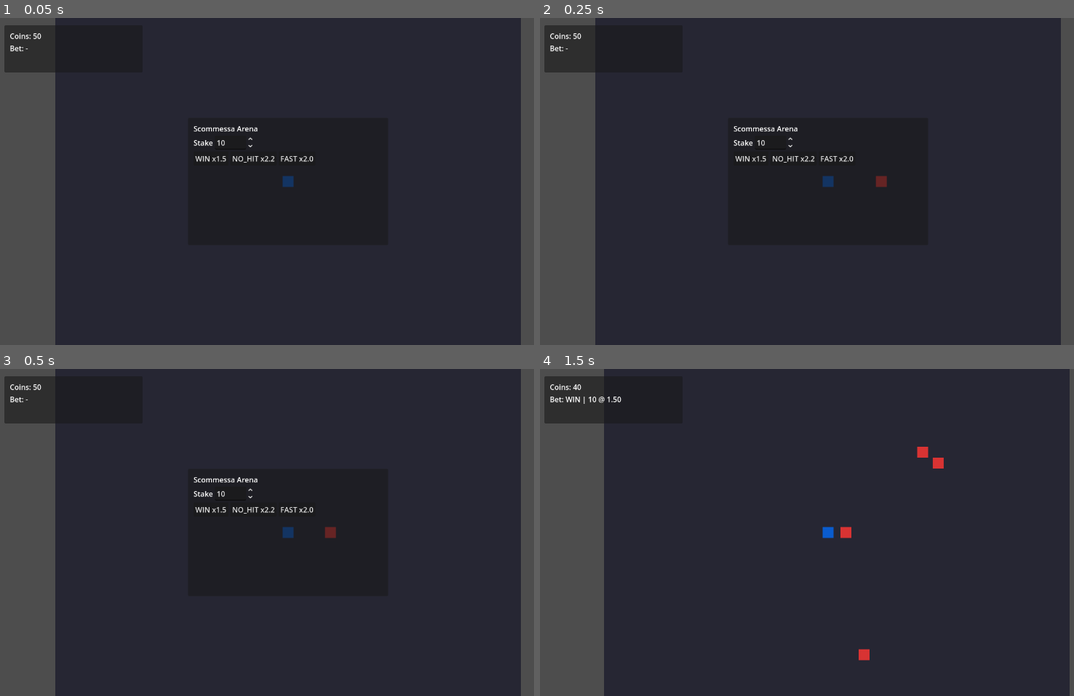
Above: before the commit, frames 1-4 (two rows, left to right).
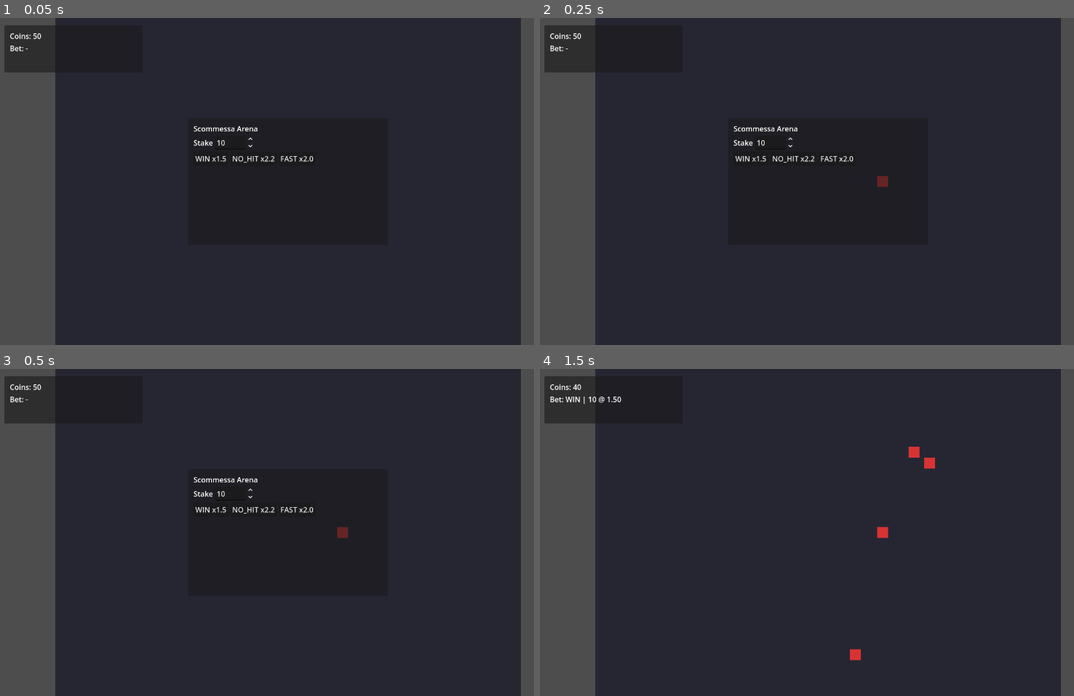
Above: after the commit, the same moments.

Repository: Faratas410/Gallicus-2.0
Game: Godot game, scene res://scenes/Main.tscn
Two runs of this game, one before a commit and one after it. Both use one fixed random seed, a clock stepped at 60 frames per second and the inputs below.
Inputs:
- Up to frame 1 (0.05 s): no input
- Up to frame 2 (0.25 s): no input
- Up to frame 3 (0.5 s): no input
- Up to frame 4 (1.5 s): click "WIN x1.5" at 0.5 s; tap Enter at 1.25 s

The runs differ from the first frame. In frame 1, less than 0.1% of the frame differs, in the area x 52-56%, y 48-52%; in frame 2, less than 0.1%; in frame 3, 0.2%; in frame 4, 3.6%, in the area x 10-100%, y 0-100%.
Error after the commit: Parse Error: Identifier "Constants" not declared in the current scope. (res://scripts/entities/player.gd:108)

Commit message:
Add player input debug logging

Diff:
--- a/scripts/entities/player.gd
+++ b/scripts/entities/player.gd
@@ -14,6 +14,7 @@
 }
 
 @export var max_health: int = GameConstants.PLAYER_MAX_HEALTH
+@export var debug_input: bool = true
 
 var is_blocking: bool = false
 
@@ -56,13 +57,8 @@
 		return
 
 	var input_dir: Vector2 = Input.get_vector("move_left", "move_right", "move_up", "move_down")
-	if (
-		Input.is_action_just_pressed("move_left")
-		or Input.is_action_just_pressed("move_right")
-		or Input.is_action_just_pressed("move_up")
-		or Input.is_action_just_pressed("move_down")
-	):
-		print("Input dir:", input_dir, " state:", _state)
+	if debug_input and input_dir != Vector2.ZERO:
+		print("Player input:", input_dir, " state:", _state)
 
 	if _state == PlayerState.DODGING:
 		velocity = _dodge_direction * GameConstants.PLAYER_DODGE_SPEED
@@ -109,13 +105,18 @@
 		return
 
 	if _state == PlayerState.IDLE or _state == PlayerState.MOVE:
-		velocity = input_dir * GameConstants.PLAYER_MOVE_SPEED
-		move_and_slide()
-		if input_dir != Vector2.ZERO:
-			_last_move_direction = input_dir.normalized()
-			_state = PlayerState.MOVE
-		else:
-			_state = PlayerState.IDLE
+		velocity = input_dir * Constants.PLAYER_SPEED
+		move_and_slide()
+		_state = PlayerState.MOVE if input_dir != Vector2.ZERO else PlayerState.IDLE
+		return
+
+	if debug_input and (
+		Input.is_action_pressed("move_left")
+		or Input.is_action_pressed("move_right")
+		or Input.is_action_pressed("move_up")
+		or Input.is_action_pressed("move_down")
+	) and input_dir == Vector2.ZERO:
+		print("Pressed move keys but input_dir is ZERO. Check InputMap.")
 
 func take_damage(amount: int, from: Vector2 = Vector2.ZERO) -> void:
 	if _state == PlayerState.DEAD:
